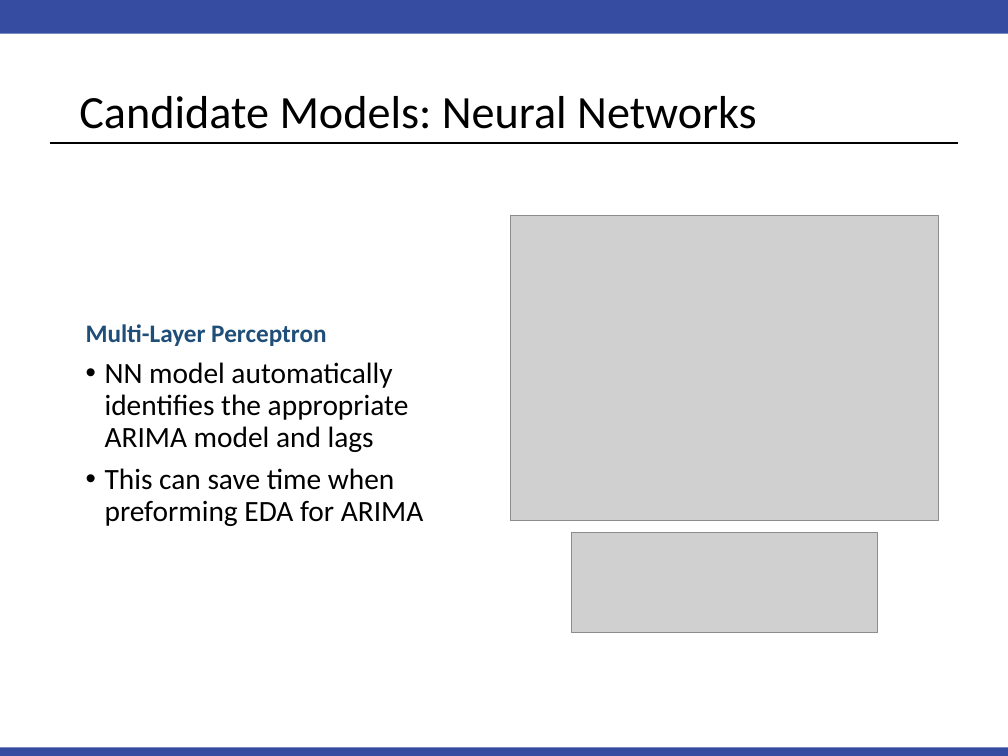
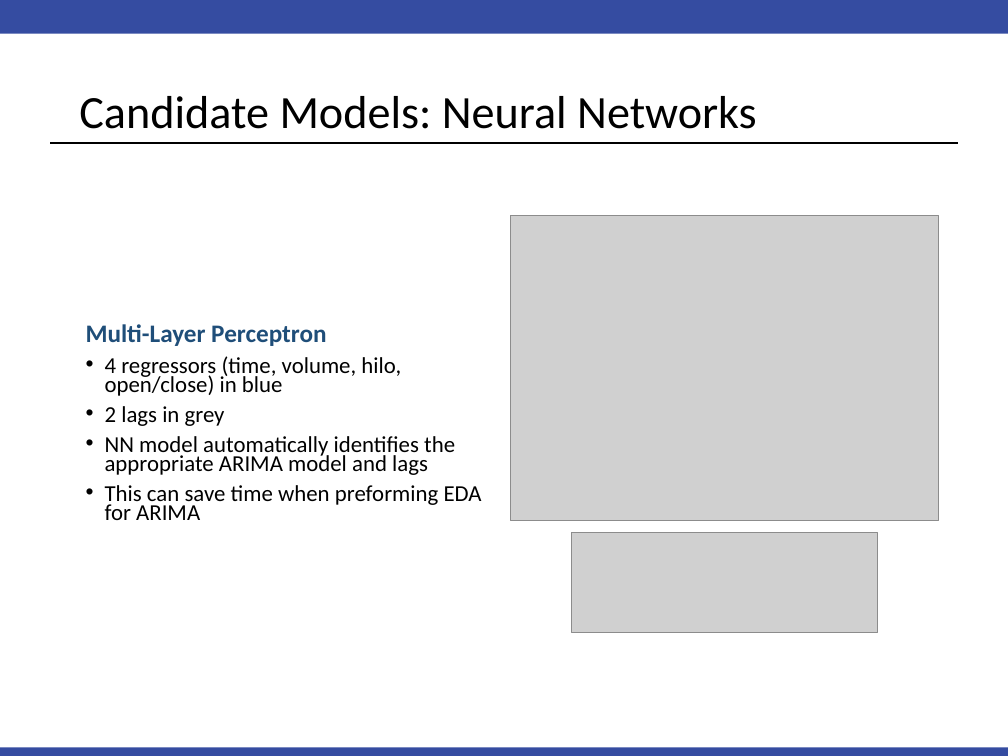
Before and after one commit to PaulAdams4361/Time-Series-Project, a slide deck: slide 10 of FinalPresentation.pptx. Drawn at 1008x756 pixels with LibreOffice and Linux fonts; fonts in the diff are those of the drawing; grey boxes stand for pictures. Boxes give left, top, right and bottom in pixels: in the first picture for what was removed or moved away, otherwise in the second. Text is boxed around its words. In the diff, an @@ line names an element or a change of style, - is before the commit and + after.

```diff
--- a/FinalPresentation.pptx
+++ b/FinalPresentation.pptx
@@ text at (x1=105, y1=356, x2=401, y2=426): paragraphs added @@
+• 4 regressors (time, volume, hilo, open/close) in blue
+• 2 lags in grey
@@ text at (x1=105, y1=436, x2=482, y2=520): size 21 to 16.3 pt in "NN model automatically identifies the appropriate ARIMA ...", "This can save time when preforming EDA ..."; line spacing 0.9 to 0.7 @@
```
Also in this commit, not shown: 4 other slides changed, 1 slide added.
